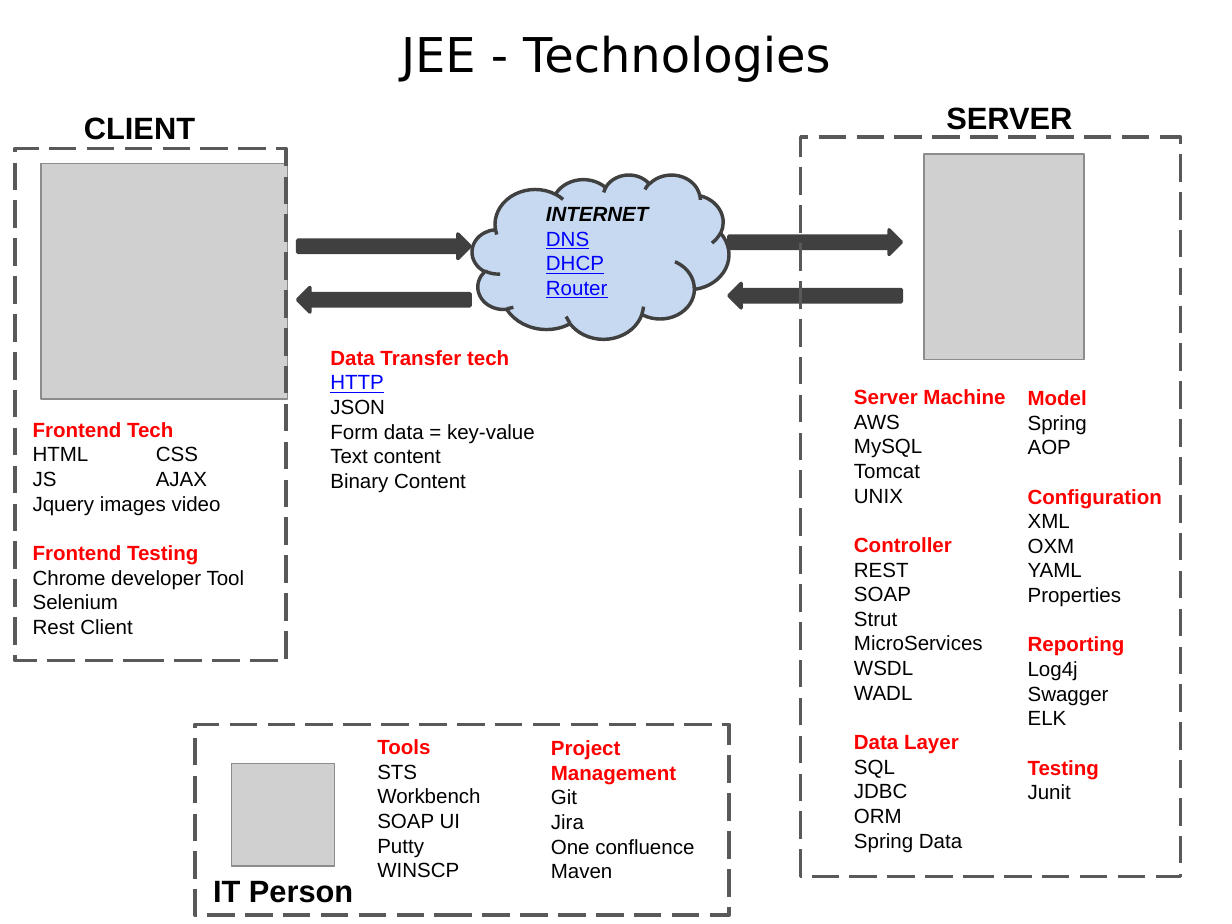
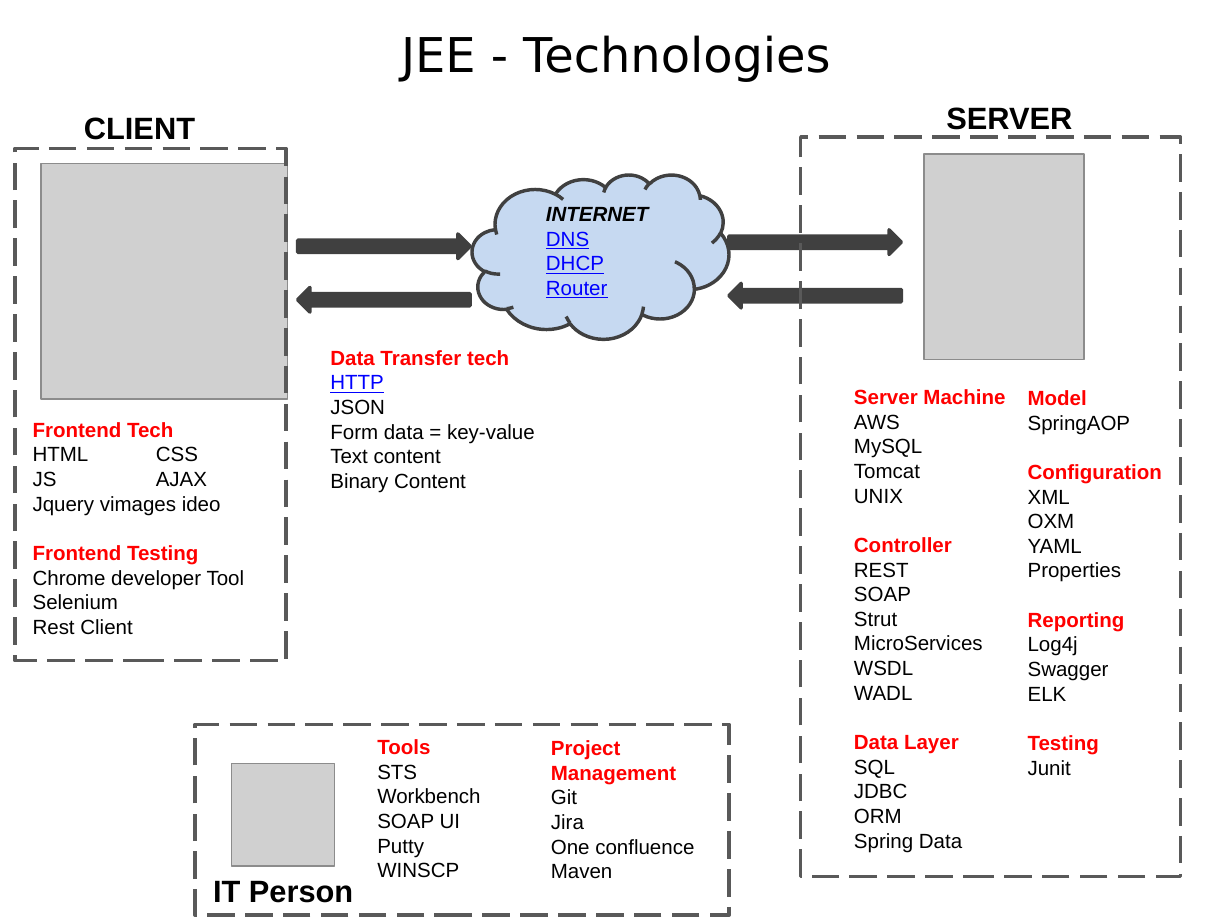
Before and after one commit to thinkcodegravity/jeemar, a slide deck: slide 5 of JEE_st.pptx. Drawn at 1232x924 pixels with LibreOffice and Linux fonts; fonts in the diff are those of the drawing; grey boxes stand for pictures. Boxes give left, top, right and bottom in pixels: in the first picture for what was removed or moved away, otherwise in the second. Text is boxed around its words. In the diff, an @@ line names an element or a change of style, - is before the commit and + after.

```diff
--- a/JEE_st.pptx
+++ b/JEE_st.pptx
@@ text at <box>1028,415,1131,435</box>: text changed @@
-Spring
-AOP
+SpringAOP
@@ text at <box>33,496,221,516</box>: text changed @@
-Jquery images video
+Jquery vimages ideo
```
Also in this commit, not shown: 2 other files.
